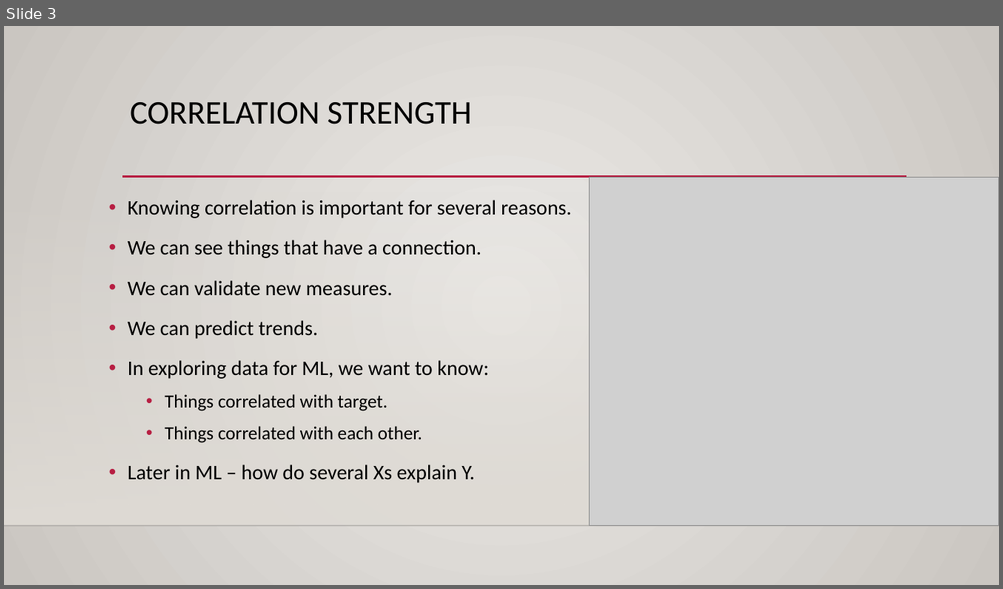
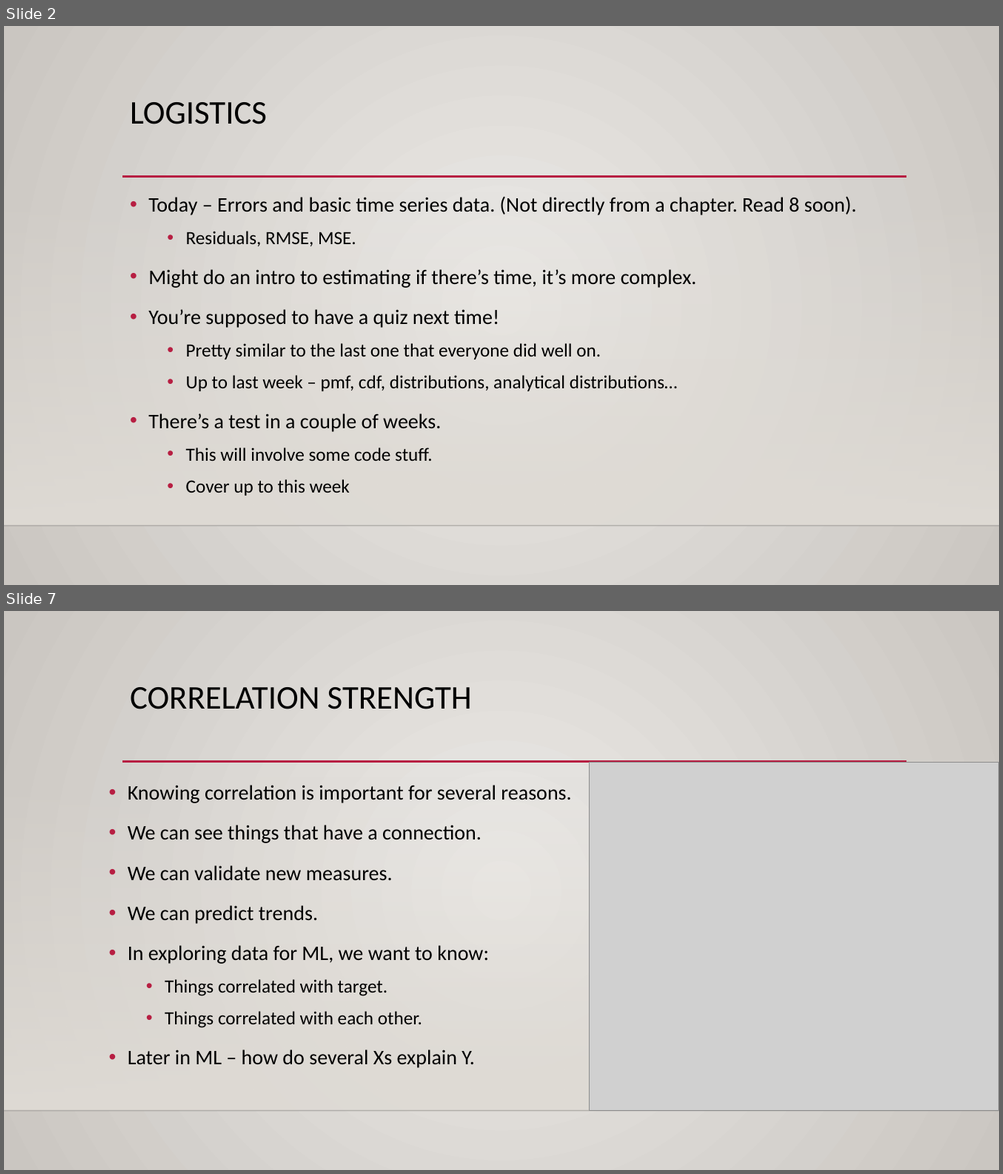
Before and after one commit to AkeemSemperDataScience/Basic_Stats_in_Python_Student_Repository, a slide deck: reference_material/slides/012_Errors.pptx. Shown one above the other, each under a label of ours: slide 3 before the commit, slides 2 and 7 after it; the slides between them are not shown. The pictures are 1003x589 and 1003x1174 pixels, drawn with LibreOffice and Linux fonts; fonts in the diff are those of the drawing; grey boxes stand for pictures; background and template pictures are left out. Boxes give left, top, right and bottom in pixels: in the first picture for what was removed or moved away, otherwise in the second. Text is boxed around its words. In the diff, an @@ line names an element or a change of style, - is before the commit and + after.

```diff
--- a/reference_material/slides/012_Errors.pptx
+++ b/reference_material/slides/012_Errors.pptx
@@ slide 2 added at box(4, 26, 999, 585), background gradient #ECEAE7 to #CAC7C1; not listed: 3 template elements that a slide beside it also shows @@
@@ title added at box(130, 102, 267, 124), 32 pt, text #000000 @@
+LOGISTICS
@@ text added at box(148, 196, 856, 496), 20 pt, text #000000 @@
+• Today – Errors and basic time series data. (Not directly from a chapter. Read 8 soon).
+  • Residuals, RMSE, MSE.
+• Might do an intro to estimating if there’s time, it’s more complex.
+• You’re supposed to have a quiz next time!
+  • Pretty similar to the last one that everyone did well on.
+  • Up to last week – pmf, cdf, distributions, analytical distributions…
+• There’s a test in a couple of weeks.
+  • This will involve some code stuff.
+  • Cover up to this week
@@ what was slide 3 is now slide 7 @@
```
Also in this commit, not shown: 4 slides changed, 5 other slides added, 6 other files.
